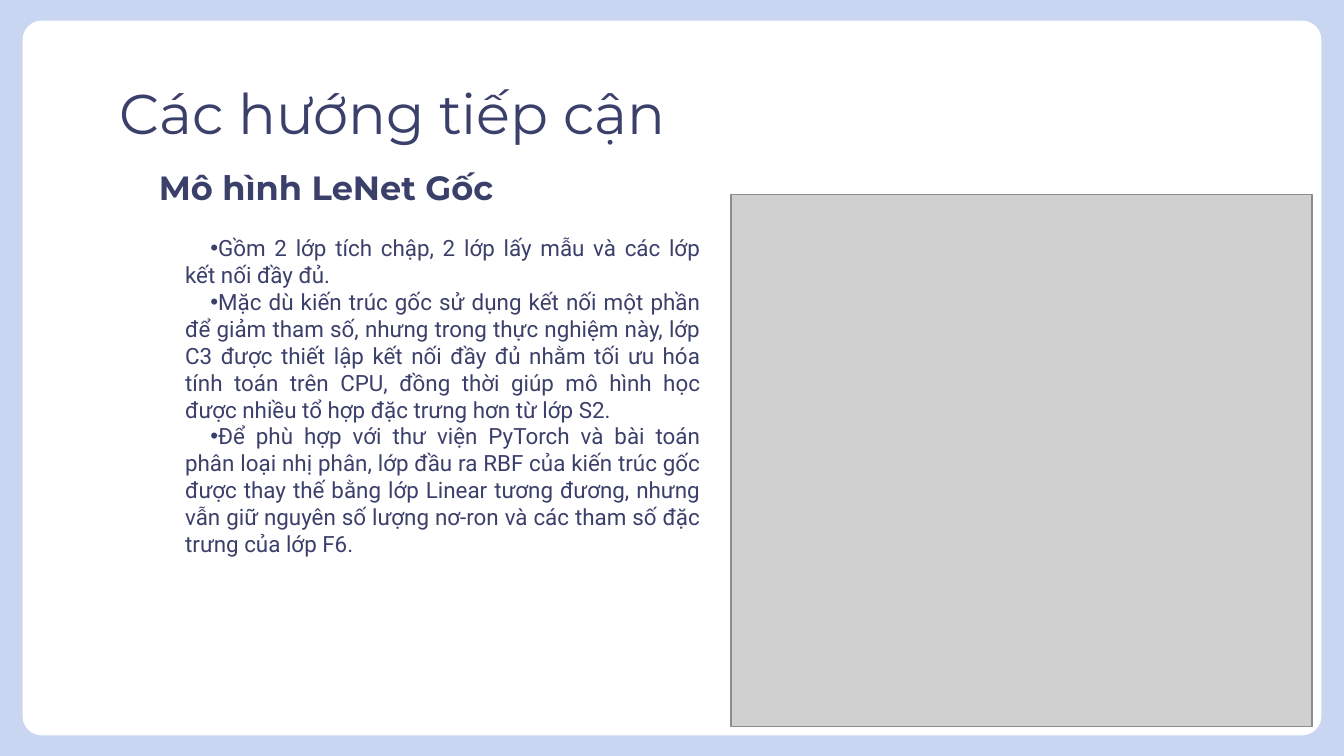
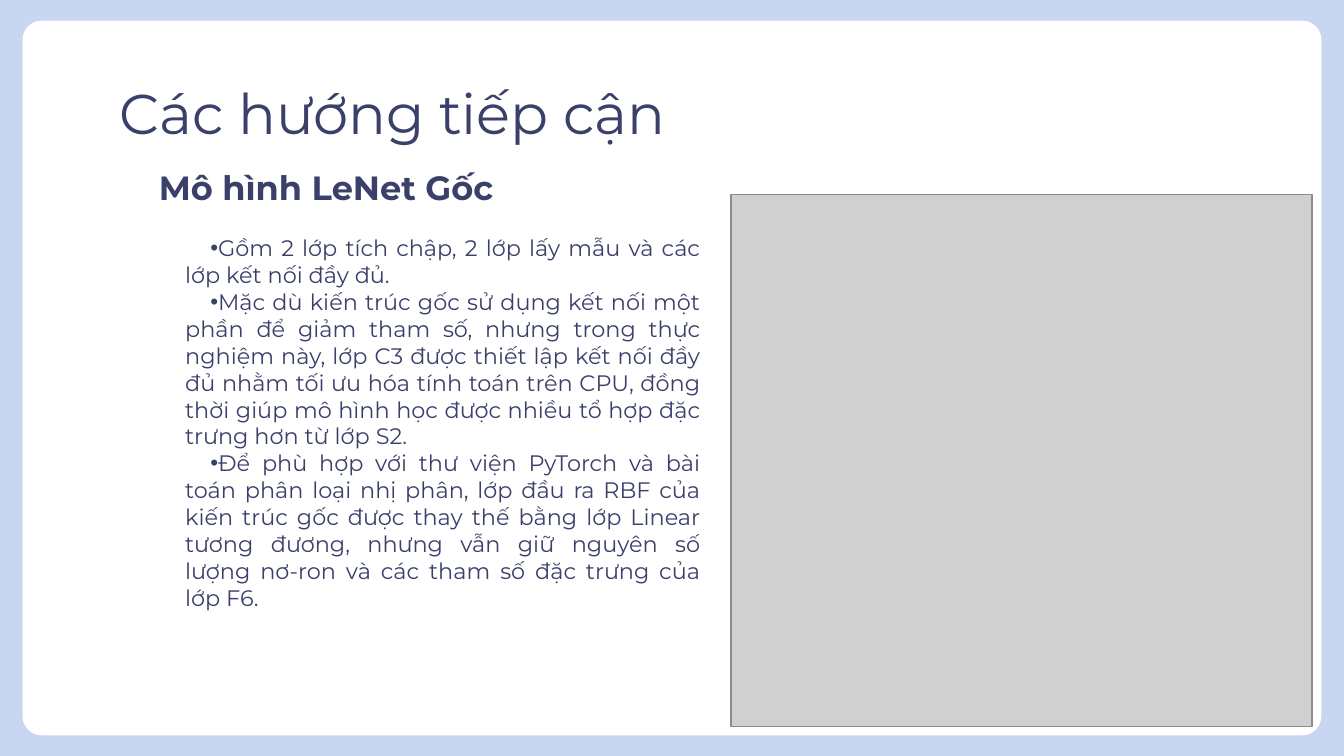
Before and after one commit to truongtonguyen/cn-da22ttb-truongnguyentonguyen-anhykhoabatthuong-lenetcaitien, a slide deck: slide 4 of thesis/abs/BaoCao_110122127.pptx. Drawn at 1344x756 pixels with LibreOffice and Linux fonts; fonts in the diff are those of the drawing; grey boxes stand for pictures. Boxes give left, top, right and bottom in pixels: in the first picture for what was removed or moved away, otherwise in the second. Text is boxed around its words. In the diff, an @@ line names an element or a change of style, - is before the commit and + after.

```diff
--- a/thesis/abs/BaoCao_110122127.pptx
+++ b/thesis/abs/BaoCao_110122127.pptx
@@ subtitle "Gồm 2 lớp tích chập, ..." at [185,237,701,584]: font Roboto to Montserrat @@
```
Also in this commit, not shown: 7 other slides changed.
